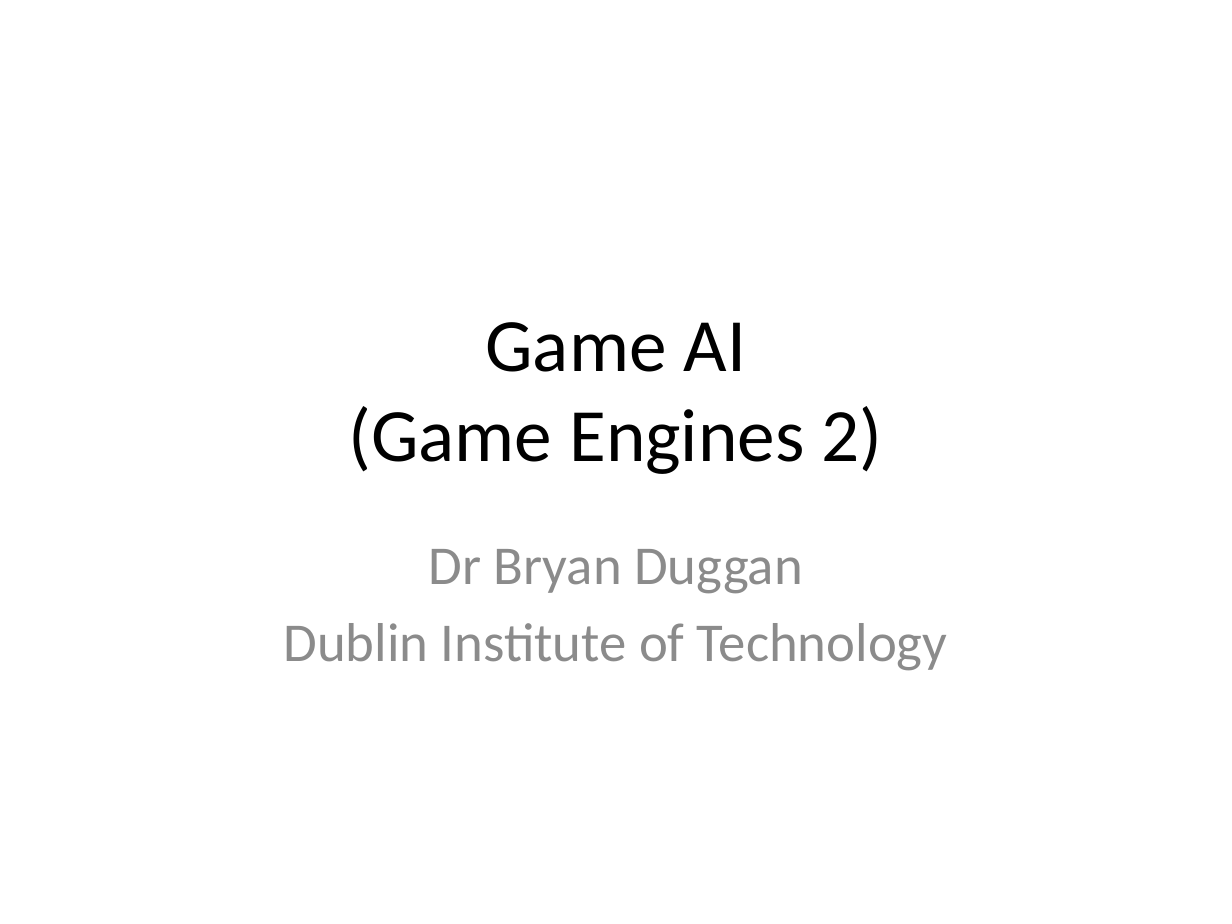
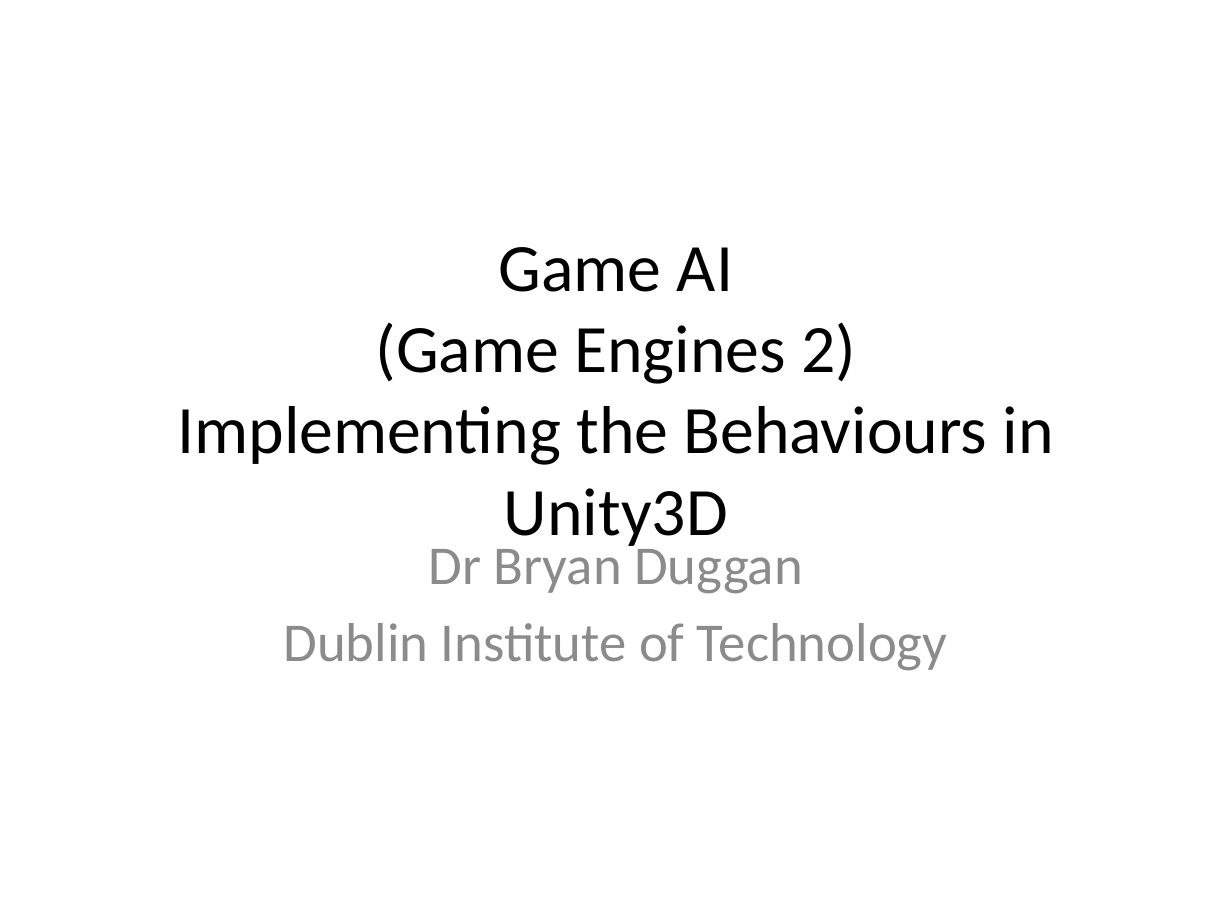
Before and after one commit to skooter500/UnitySteeringBehaviours, a slide deck: slide 1 of Lectures/Game AI 3.pptx. Drawn at 1232x924 pixels with LibreOffice and Linux fonts; fonts in the diff are those of the drawing; background and template pictures are left out. Boxes give left, top, right and bottom in pixels: in the first picture for what was removed or moved away, otherwise in the second. Text is boxed around its words. In the diff, an @@ line names an element or a change of style, - is before the commit and + after.

```diff
--- a/Lectures/Game AI 3.pptx
+++ b/Lectures/Game AI 3.pptx
@@ title at (177,247,1054,552): text changed; size 44 to 39.6 pt @@
-Game AI
-(Game Engines 2)
+Game AI
+(Game Engines 2)
+Implementing the Behaviours in Unity3D
```
Also in this commit, not shown: 5 other files.
